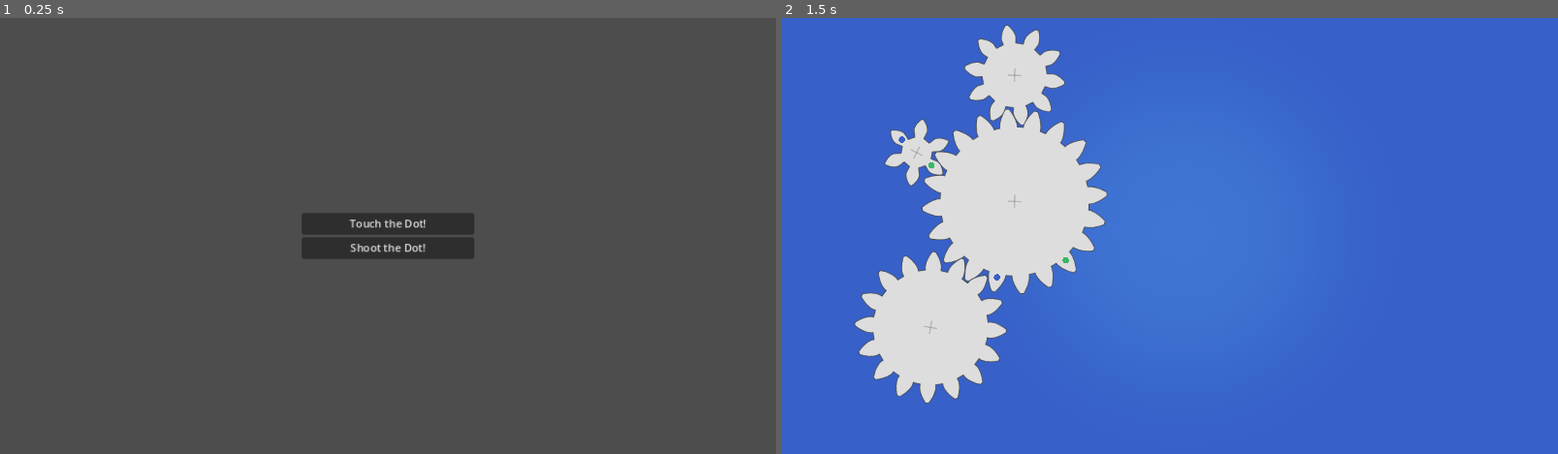
Above: before the commit, frames 1-2 (left to right).
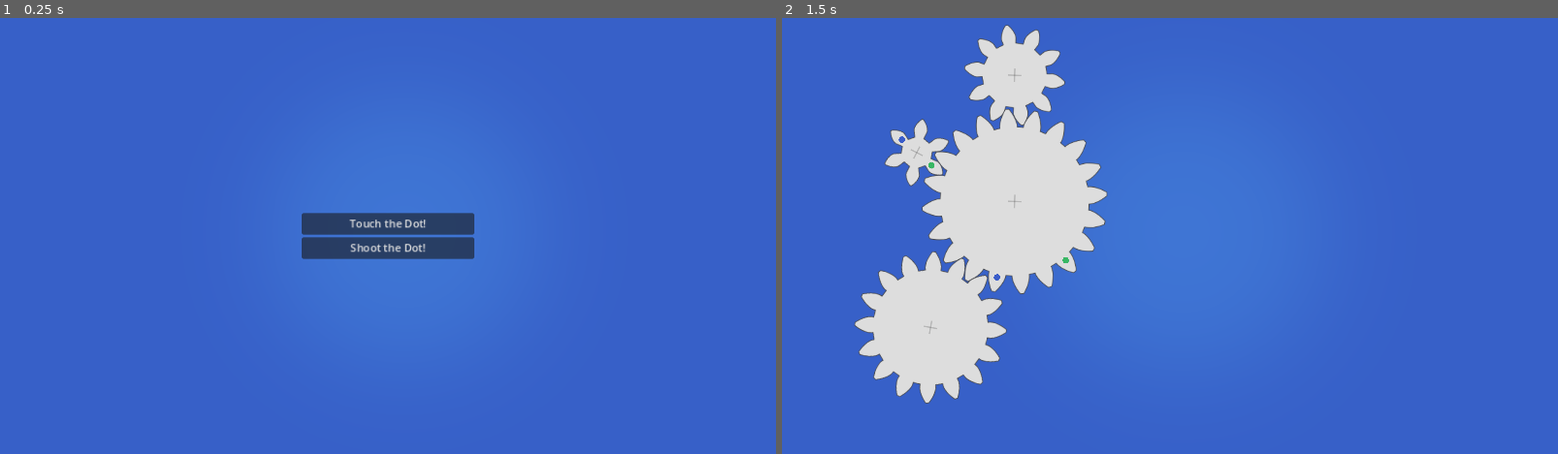
Above: after the commit, the same moments.

Repository: rockgem/yugen-gears
Game: Godot game, scene res://scenes/MainMenu.tscn
Two runs of this game, one before a commit and one after it. Both use one fixed random seed, a clock stepped at 60 frames per second and the inputs below.
Inputs (mouse positions are in pixels of both pictures, inside the frame that each line leads up to):
- Up to frame 1 (0.25 s): no input
- Up to frame 2 (1.5 s): click "Touch the Dot!" at 0.5 s; tap Enter at 1.25 s; move the mouse to (1340, 214) at 1.27 s; click (1340, 214) at 1.42 s

The runs differ from the first frame. In frame 1, 100% of the frame differs, in the area x 0-100%, y 0-100%; in frame 2, nothing differs.

Commit message:
Update MainMenu.tscn

Diff:
--- a/scenes/MainMenu.tscn
+++ b/scenes/MainMenu.tscn
@@ -1,6 +1,7 @@
-[gd_scene load_steps=2 format=3 uid="uid://diq0bimd5x3yy"]
+[gd_scene load_steps=3 format=3 uid="uid://diq0bimd5x3yy"]
 
 [ext_resource type="Script" path="res://scenes/MainMenu.gd" id="1_hymuy"]
+[ext_resource type="Texture2D" uid="uid://bkdnuasnale6b" path="res://art/bg.png" id="2_38e6s"]
 
 [node name="MainMenu" type="Control"]
 layout_mode = 3
@@ -10,6 +11,17 @@
 grow_horizontal = 2
 grow_vertical = 2
 script = ExtResource("1_hymuy")
+
+[node name="TextureRect" type="TextureRect" parent="."]
+layout_mode = 1
+anchors_preset = 15
+anchor_right = 1.0
+anchor_bottom = 1.0
+grow_horizontal = 2
+grow_vertical = 2
+texture = ExtResource("2_38e6s")
+expand_mode = 1
+stretch_mode = 5
 
 [node name="VBoxContainer" type="VBoxContainer" parent="."]
 layout_mode = 1
